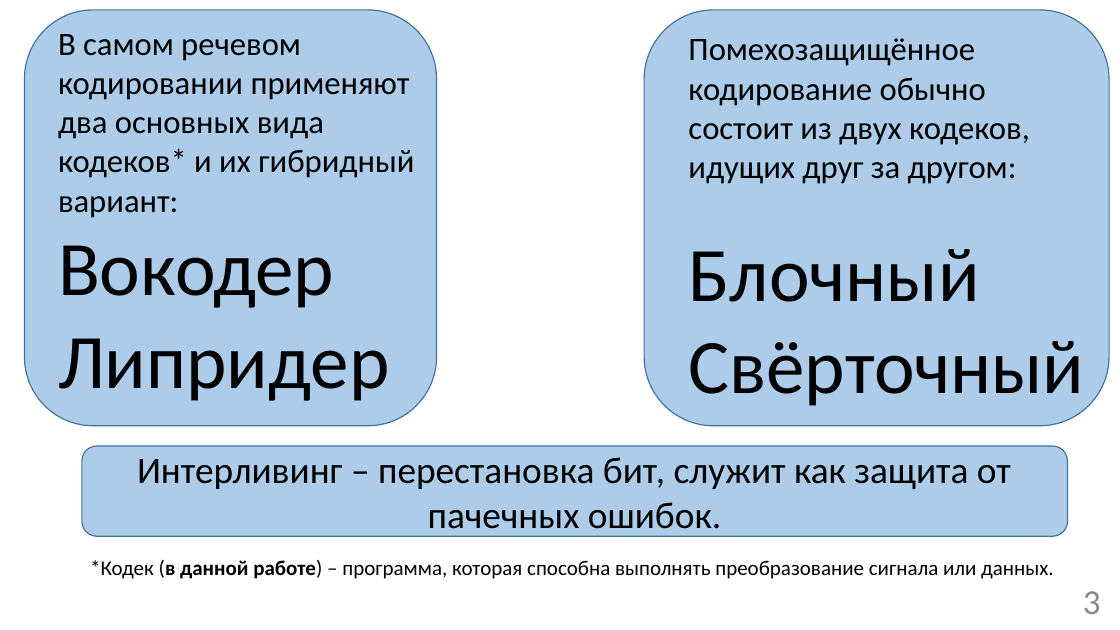
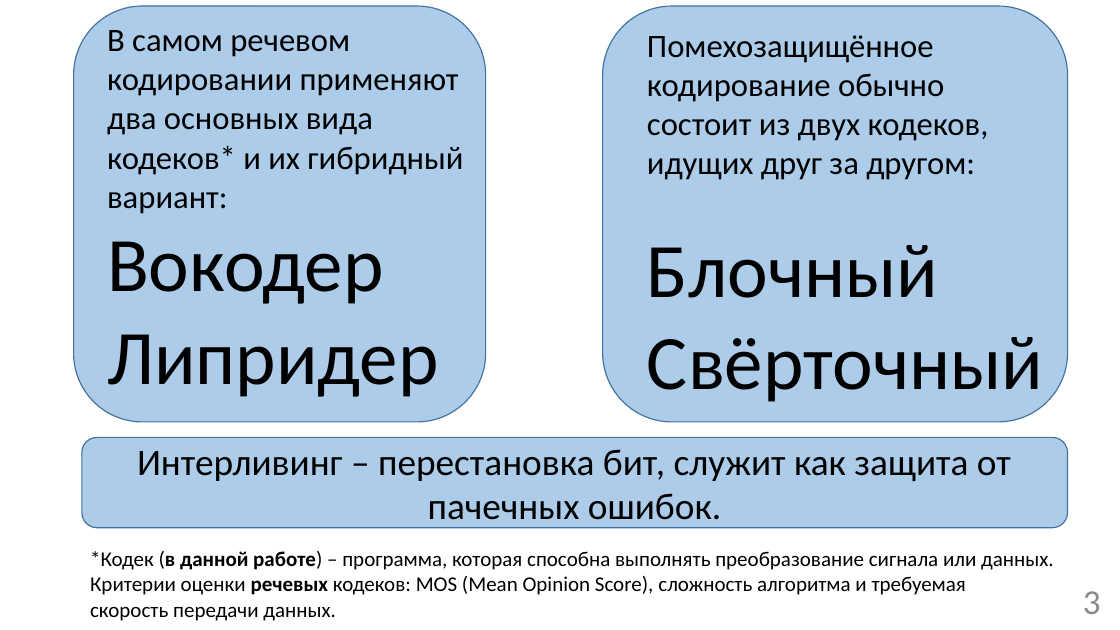
Before and after one commit to mrAdiy/rmsc_bak, a slide deck: slide 3 of Презентация бакалаврской SPEECH.pptx. Drawn at 1120x630 pixels with LibreOffice and Linux fonts; fonts in the diff are those of the drawing. Boxes give left, top, right and bottom in pixels: in the first picture for what was removed or moved away, otherwise in the second. Text is boxed around its words. In the diff, an @@ line names an element or a change of style, - is before the commit and + after.

```diff
--- a/Презентация бакалаврской SPEECH.pptx
+++ b/Презентация бакалаврской SPEECH.pptx
@@ rounded rectangle: place and size @@
-rounded rectangle at [24,10,437,426]
+rounded rectangle at [74,6,486,422]
@@ text "В самом речевом кодировании применяют ...": place and size @@
-text "В самом речевом кодировании применяют ..." at [58,34,414,401]
+text "В самом речевом кодировании применяют ..." at [107,30,463,397]
@@ rounded rectangle: place and size @@
-rounded rectangle at [644,10,1110,426]
+rounded rectangle at [602,6,1068,422]
@@ text "Помехозащищённое": place and size @@
-text "Помехозащищённое" at [688,38,1084,412]
+text "Помехозащищённое" at [647,35,1043,408]
@@ rounded rectangle "Интерливинг – перестановка бит, служит ...": place and size @@
-rounded rectangle "Интерливинг – перестановка бит, служит ..." at [82,446,1067,537]
+rounded rectangle "Интерливинг – перестановка бит, служит ..." at [82,438,1067,528]
@@ text "*Кодек (в данной работе) – ...": place and size @@
-text "*Кодек (в данной работе) – ..." at [90,560,1054,579]
+text "*Кодек (в данной работе) – ..." at [90,551,1054,621]
@@ text at [90,576,966,621]: paragraphs added @@
+Критерии оценки речевых кодеков: MOS (Mean Opinion Score), сложность алгоритма и требуемая
+скорость передачи данных.
```
Also in this commit, not shown: 3 other slides changed, 1 slide added, 3 other files.
